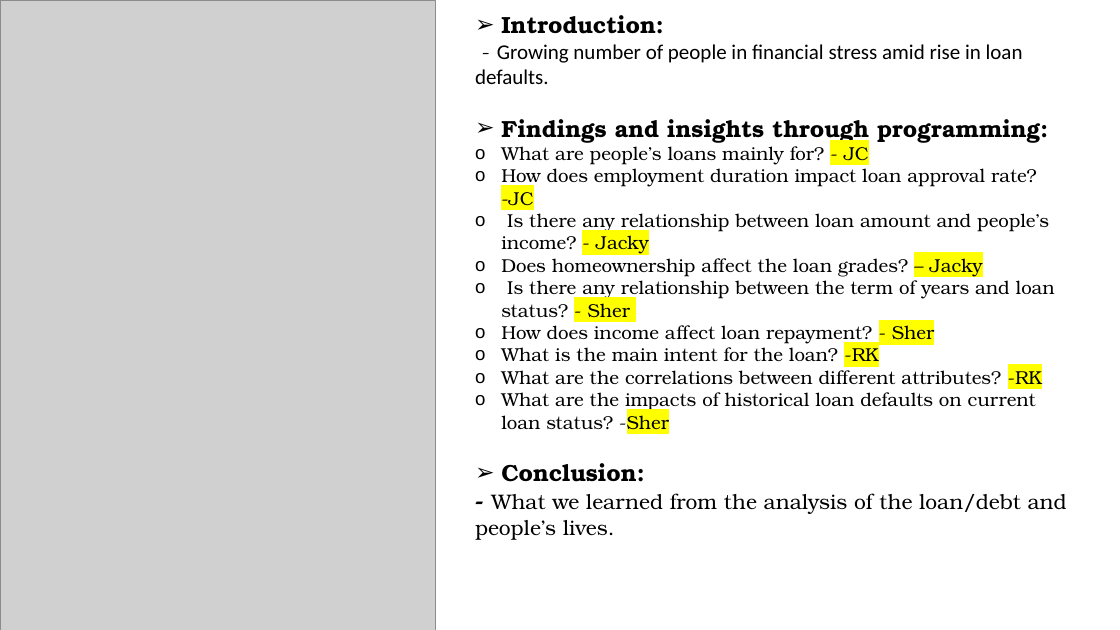
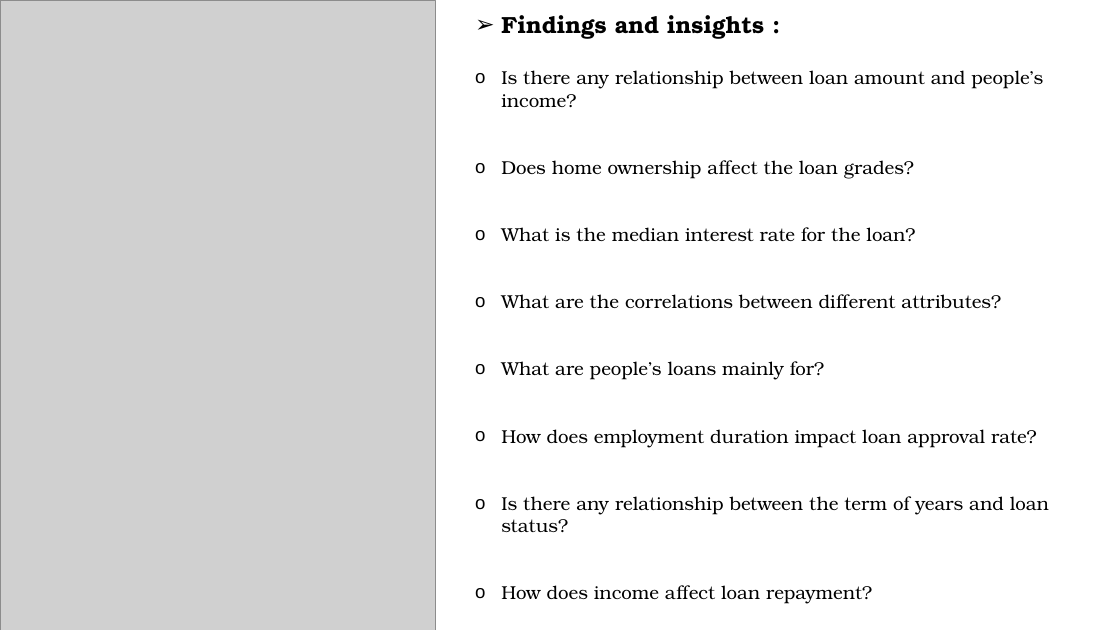
Before and after one commit to Oatsinthepine/Project_1_group8, a slide deck: slide 2 of Final presentation slide.pptx. Drawn at 1120x630 pixels with LibreOffice and Linux fonts; fonts in the diff are those of the drawing; grey boxes stand for pictures. Boxes give left, top, right and bottom in pixels: in the first picture for what was removed or moved away, otherwise in the second. Text is boxed around its words. In the diff, an @@ line names an element or a change of style, - is before the commit and + after.

```diff
--- a/Final presentation slide.pptx
+++ b/Final presentation slide.pptx
@@ text at (x1=501, y1=15, x2=1049, y2=604): text changed @@
-➢ Introduction:
-- Growing number of people in financial stress amid rise in loan defaults.
-➢ Findings and insights through programming:
-o What are people’s loans mainly for? - JC
-o How does employment duration impact loan approval rate? -JC
-o Is there any relationship between loan amount and people’s income? - Jacky
-o Does homeownership affect the loan grades? – Jacky
-o Is there any relationship between the term of years and loan status? - Sher
-o How does income affect loan repayment? - Sher
-o What is the main intent for the loan? -RK
-o What are the correlations between different attributes? -RK
-o What are the impacts of historical loan defaults on current loan status? -Sher
-➢ Conclusion:
-- What we learned from the analysis of the loan/debt and people’s lives.
+➢ Findings and insights :
+o Is there any relationship between loan amount and people’s income?
+o Does home ownership affect the loan grades?
+o What is the median interest rate for the loan?
+o What are the correlations between different attributes?
+o What are people’s loans mainly for?
+o How does employment duration impact loan approval rate?
+o Is there any relationship between the term of years and loan status?
+o How does income affect loan repayment?
```
Also in this commit, not shown: 1 other slide changed, 1 slide removed, 1 other file.
